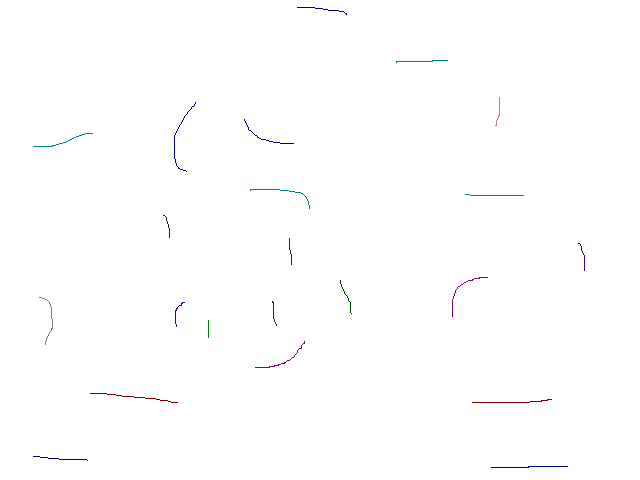
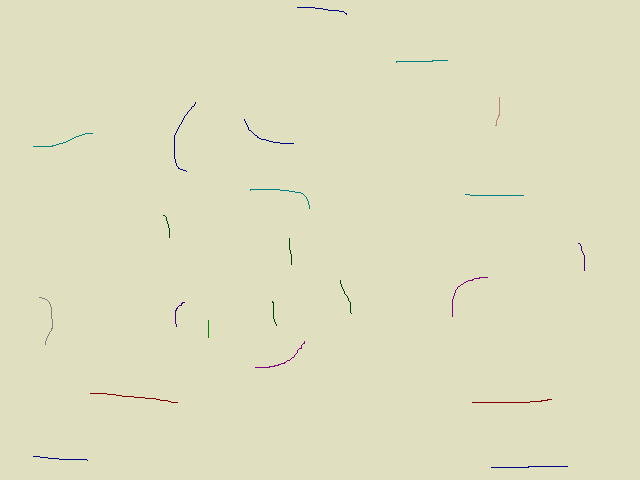
Layered file, before and after one edit (640x480). Changes by layer:
painted on "Background" over [0, 0, 640, 480]
painted on "6_KitchenLow.png" over [0, 0, 640, 480]
